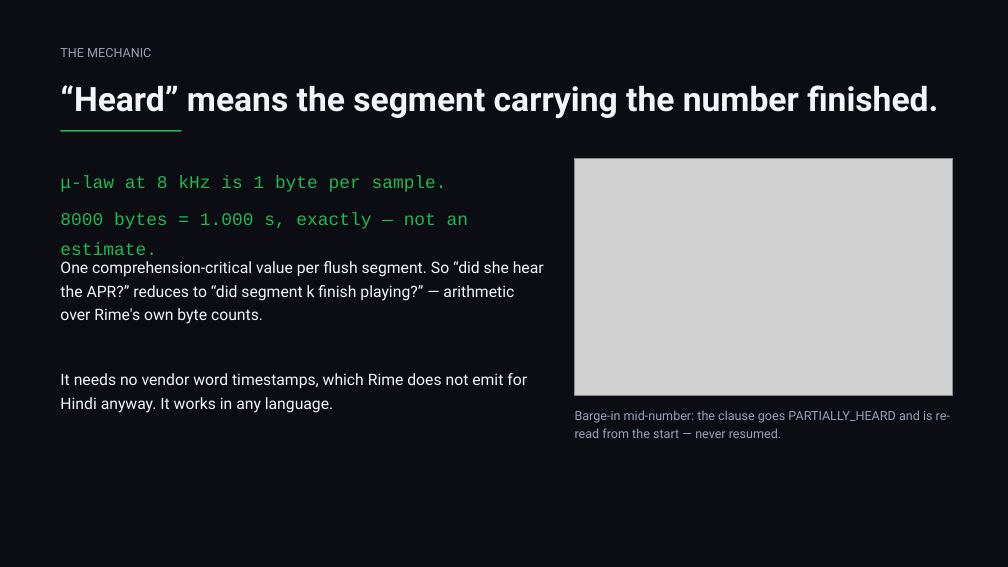
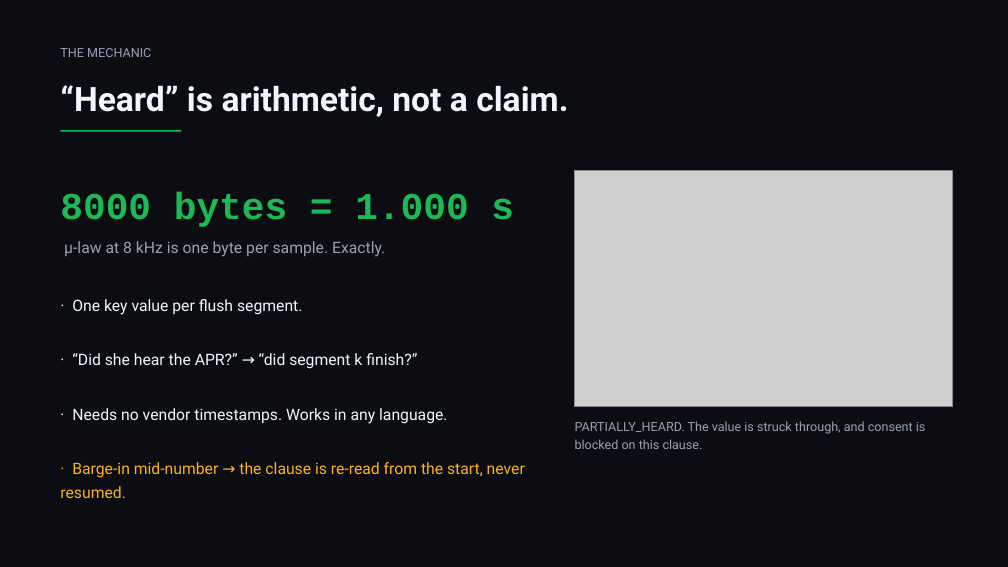
Before and after one commit to SwapnanilAdhikary/SAMJHA, a slide deck: slide 6 of ppt/samjha.pptx. Drawn at 1008x567 pixels with LibreOffice and Linux fonts; fonts in the diff are those of the drawing; grey boxes stand for pictures. Boxes give left, top, right and bottom in pixels: in the first picture for what was removed or moved away, otherwise in the second. Text is boxed around its words. In the diff, an @@ line names an element or a change of style, - is before the commit and + after.

```diff
--- a/ppt/samjha.pptx
+++ b/ppt/samjha.pptx
@@ text at (x1=60, y1=85, x2=568, y2=117): text changed @@
-“Heard” means the segment carrying the number finished.
+“Heard” is arithmetic, not a claim.
@@ picture moved from (x1=575, y1=159, x2=953, y2=395) to (x1=575, y1=170, x2=953, y2=406) @@
@@ text at (x1=60, y1=192, x2=514, y2=227): text changed; size 17 to 36 pt; bold on @@
-μ-law at 8 kHz is 1 byte per sample.
-8000 bytes = 1.000 s, exactly — not an estimate.
+8000 bytes = 1.000 s
@@ text at (x1=64, y1=241, x2=385, y2=257): text changed; text colour #F2F5FB to #98A1B6 @@
-One comprehension-critical value per flush segment. So “did she hear the APR?” reduces to “did segment k finish playing?” — arithmetic over Rime's own byte counts.
-It needs no vendor word timestamps, which Rime does not emit for Hindi anyway. It works in any language.
+μ-law at 8 kHz is one byte per sample. Exactly.
@@ text added at (x1=72, y1=299, x2=302, y2=315), 15 pt, text #F2F5FB @@
+· One key value per flush segment.
@@ text added at (x1=72, y1=353, x2=417, y2=369), 15 pt, text #F2F5FB @@
+· “Did she hear the APR?” → “did segment k finish?”
@@ text added at (x1=72, y1=408, x2=447, y2=424), 15 pt, text #F2F5FB @@
+· Needs no vendor timestamps. Works in any language.
@@ text added at (x1=575, y1=421, x2=926, y2=449), 12 pt, text #98A1B6 @@
+PARTIALLY_HEARD. The value is struck through, and consent is blocked on this clause.
@@ text at (x1=60, y1=462, x2=525, y2=498): text changed; size 12 to 15 pt; text colour #98A1B6 to #FFB020 @@
-Barge-in mid-number: the clause goes PARTIALLY_HEARD and is re-read from the start — never resumed.
+· Barge-in mid-number → the clause is re-read from the start, never resumed.
```
Also in this commit, not shown: 5 other slides changed, 4 slides added, 6 slides removed, 29 other files.
